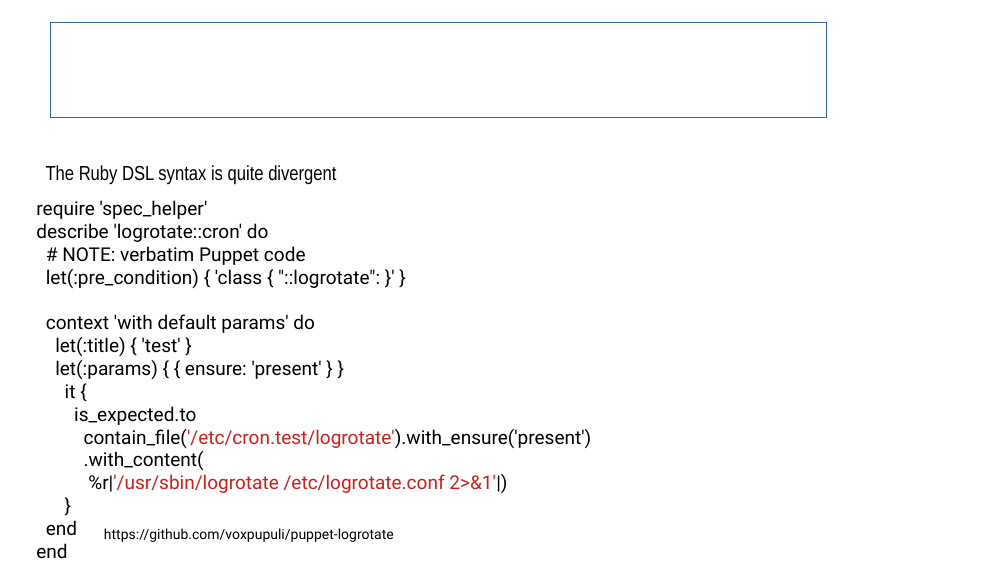
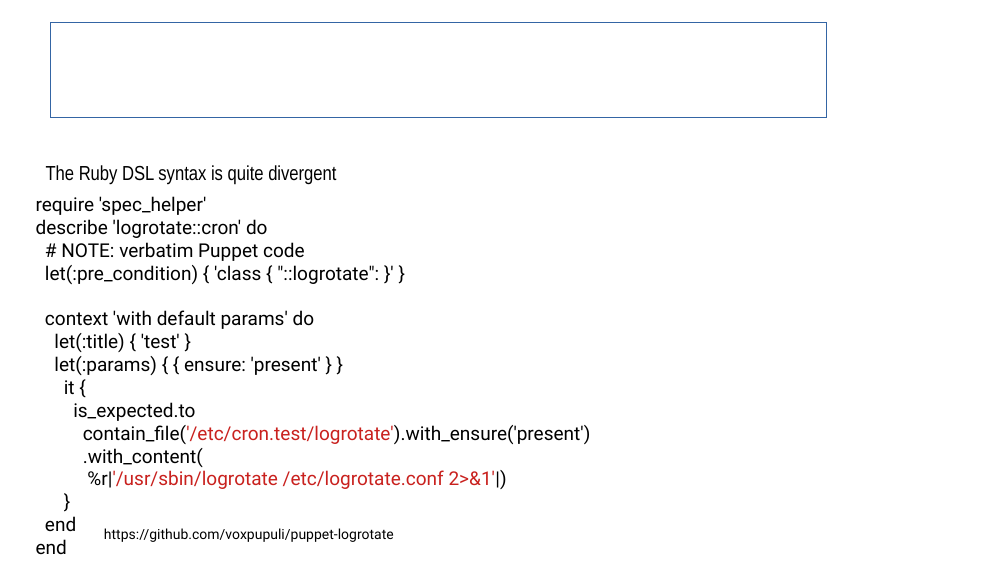
Before and after one commit to sergueik/uru_serverspec, a slide deck: slide 42 of Serverspec Integration in Cloud Provision.odp (slide 41 before the commit). Drawn at 1008x567 pixels with LibreOffice and Linux fonts; fonts in the diff are those of the drawing; background and template pictures are left out. Boxes give left, top, right and bottom in pixels: in the first picture for what was removed or moved away, otherwise in the second. Text is boxed around its words. In the diff, an @@ line names an element or a change of style, - is before the commit and + after.

```diff
--- a/Serverspec Integration in Cloud Provision.odp
+++ b/Serverspec Integration in Cloud Provision.odp
@@ text "require 'spec_helper'": place and size @@
-text "require 'spec_helper'" at [36, 200, 592, 559]
+text "require 'spec_helper'" at [36, 196, 591, 554]
```
Also in this commit, not shown: 1 other slide changed, 3 slides added, 2 other files.
